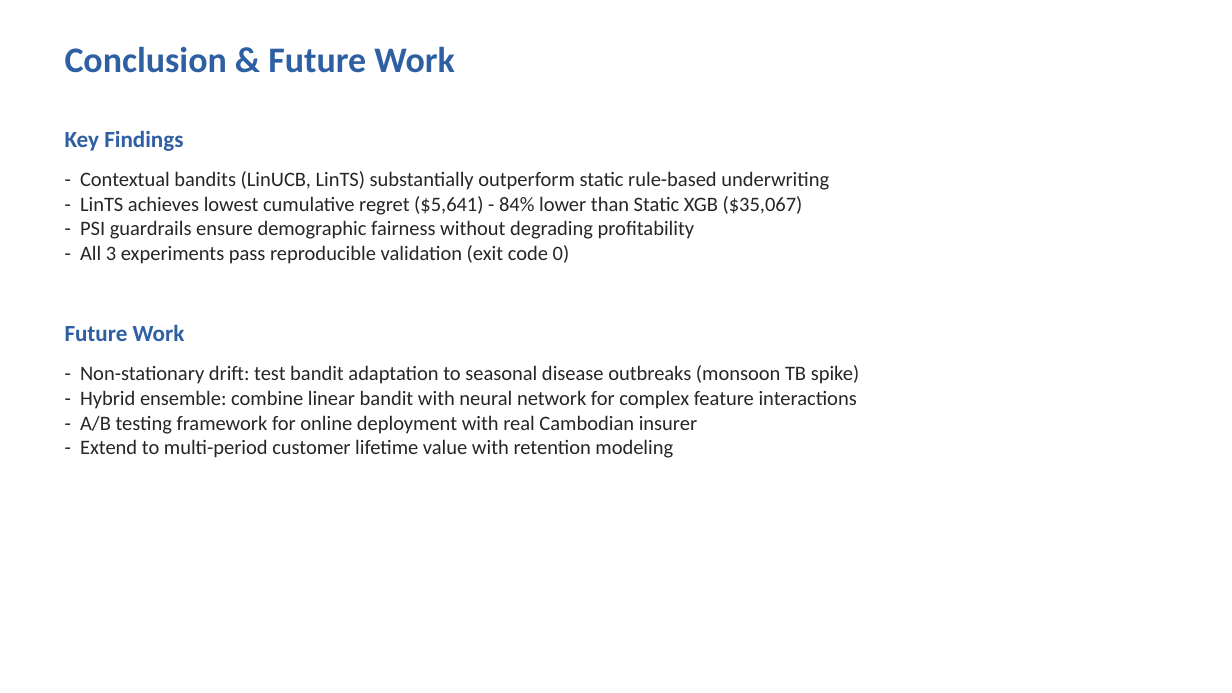
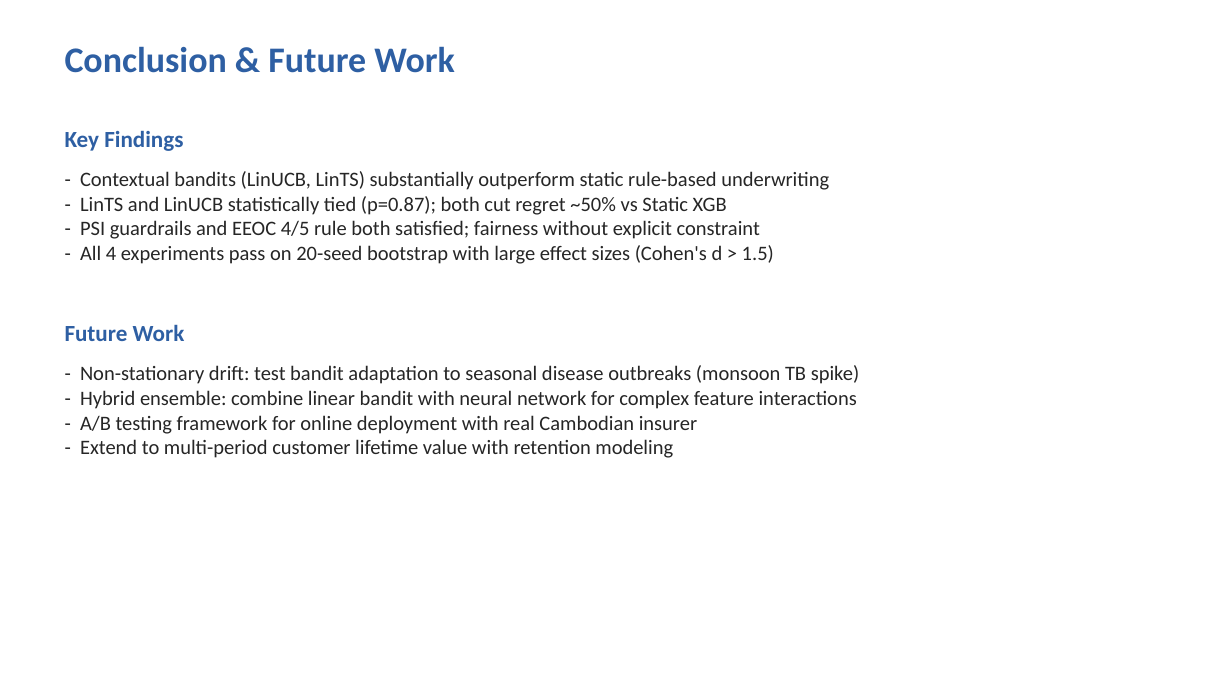
Before and after one commit to PolyTheML/DAC-UW-Thesis, a slide deck: slide 19 of thesis/health_rl/health_rl_defense_presentation.pptx. Drawn at 1232x693 pixels with LibreOffice and Linux fonts; fonts in the diff are those of the drawing. Boxes give left, top, right and bottom in pixels: in the first picture for what was removed or moved away, otherwise in the second. Text is boxed around its words. In the diff, an @@ line names an element or a change of style, - is before the commit and + after.

```diff
--- a/thesis/health_rl/health_rl_defense_presentation.pptx
+++ b/thesis/health_rl/health_rl_defense_presentation.pptx
@@ text at [80, 196, 774, 264]: text changed @@
-- LinTS achieves lowest cumulative regret ($5,641) - 84% lower than Static XGB ($35,067)
-- PSI guardrails ensure demographic fairness without degrading profitability
-- All 3 experiments pass reproducible validation (exit code 0)
+- LinTS and LinUCB statistically tied (p=0.87); both cut regret ~50% vs Static XGB
+- PSI guardrails and EEOC 4/5 rule both satisfied; fairness without explicit constraint
+- All 4 experiments pass on 20-seed bootstrap with large effect sizes (Cohen's d > 1.5)
```
Also in this commit, not shown: 6 other slides changed, 46 other files.
